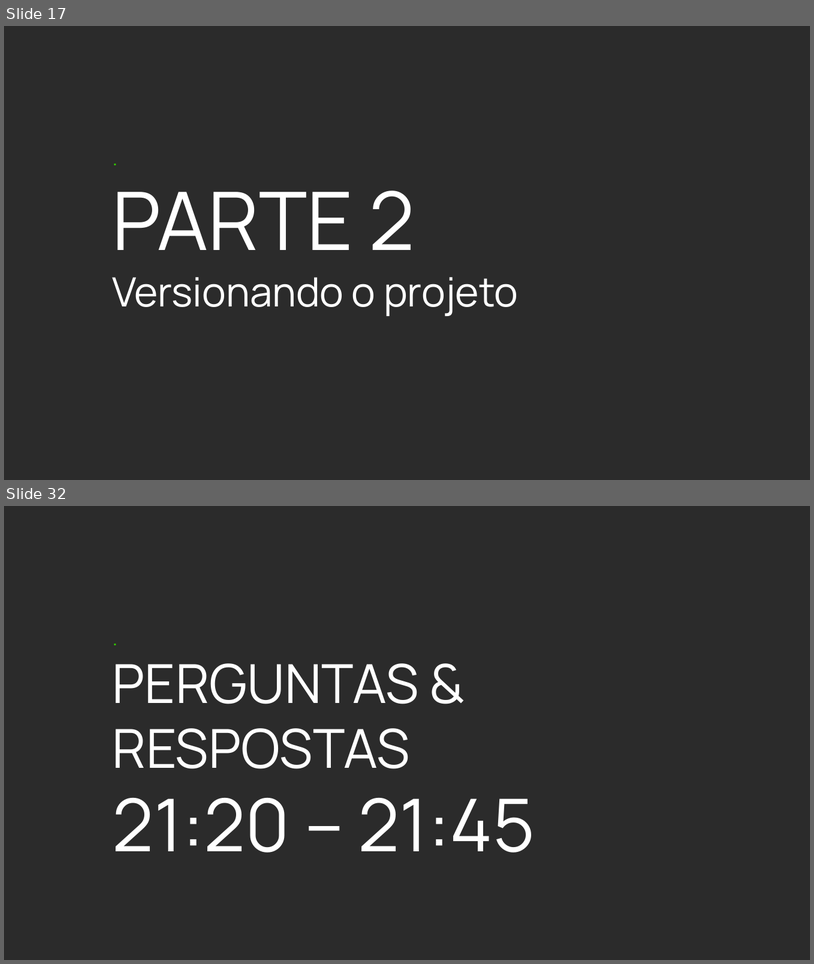
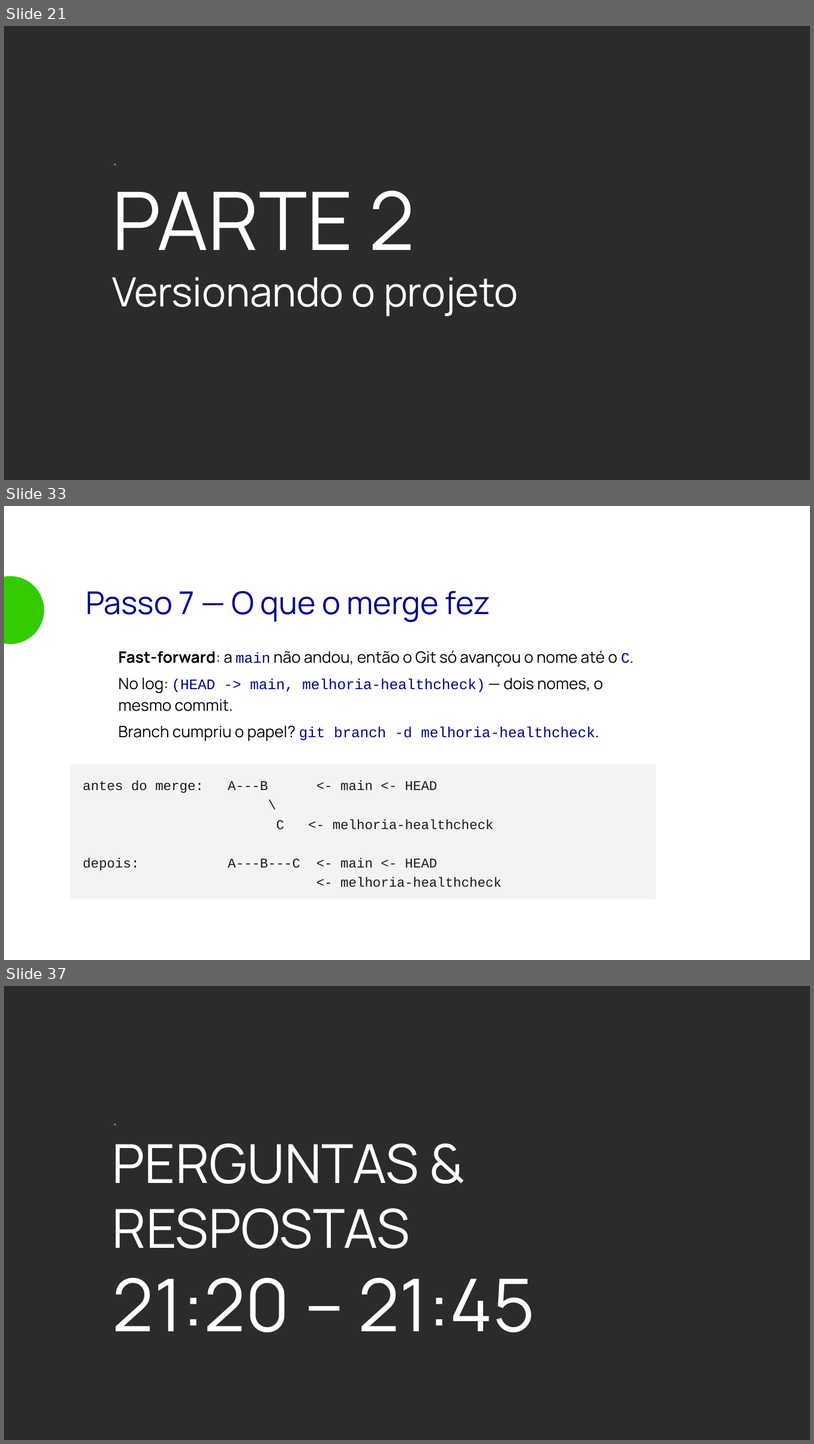
Before and after one commit to matera-vrn/bootcamp-devops-2026, a slide deck: aulas/aula-06-git/slides/aula-06.odp. Shown one above the other, each under a label of ours: slides 17 and 32 before the commit, slides 21, 33 and 37 after it; the slides between them are not shown. The pictures are 814x964 and 814x1444 pixels, drawn with LibreOffice and Linux fonts; fonts in the diff are those of the drawing; background and template pictures are left out; a plain dark background stands for a picture behind light text. Boxes give left, top, right and bottom in pixels: in the first picture for what was removed or moved away, otherwise in the second. Text is boxed around its words. In the diff, an @@ line names an element or a change of style, - is before the commit and + after.

```diff
--- a/aulas/aula-06-git/slides/aula-06.odp
+++ b/aulas/aula-06-git/slides/aula-06.odp
@@ slide 33 added at [4, 506, 810, 960], background picture (left out) @@
@@ ellipse added at [4, 576, 44, 644], fill #33CC00 @@
@@ text added at [86, 591, 491, 622], 28 pt, text #00048D @@
+Passo 7 — O que o merge fez
@@ text added at [119, 650, 630, 741], 14 pt, text #000000 @@
+● Fast-forward: a main não andou, então o Git só avançou o nome até o C.
+● No log: (HEAD -> main, melhoria-healthcheck) — dois nomes, o mesmo commit.
+● Branch cumpriu o papel? git branch -d melhoria-healthcheck.
@@ rectangle added at [70, 764, 656, 900], fill #F1F3F4, 12 pt, text #1A1A1A @@
+antes do merge: A---B <- main <- HEAD
+\
+C <- melhoria-healthcheck
+depois: A---B---C <- main <- HEAD
+<- melhoria-healthcheck
@@ what was slide 17 is now slide 21 @@
@@ what was slide 32 is now slide 37 @@
```
Also in this commit, not shown: 24 slides changed, 4 other slides added, 6 other files.
